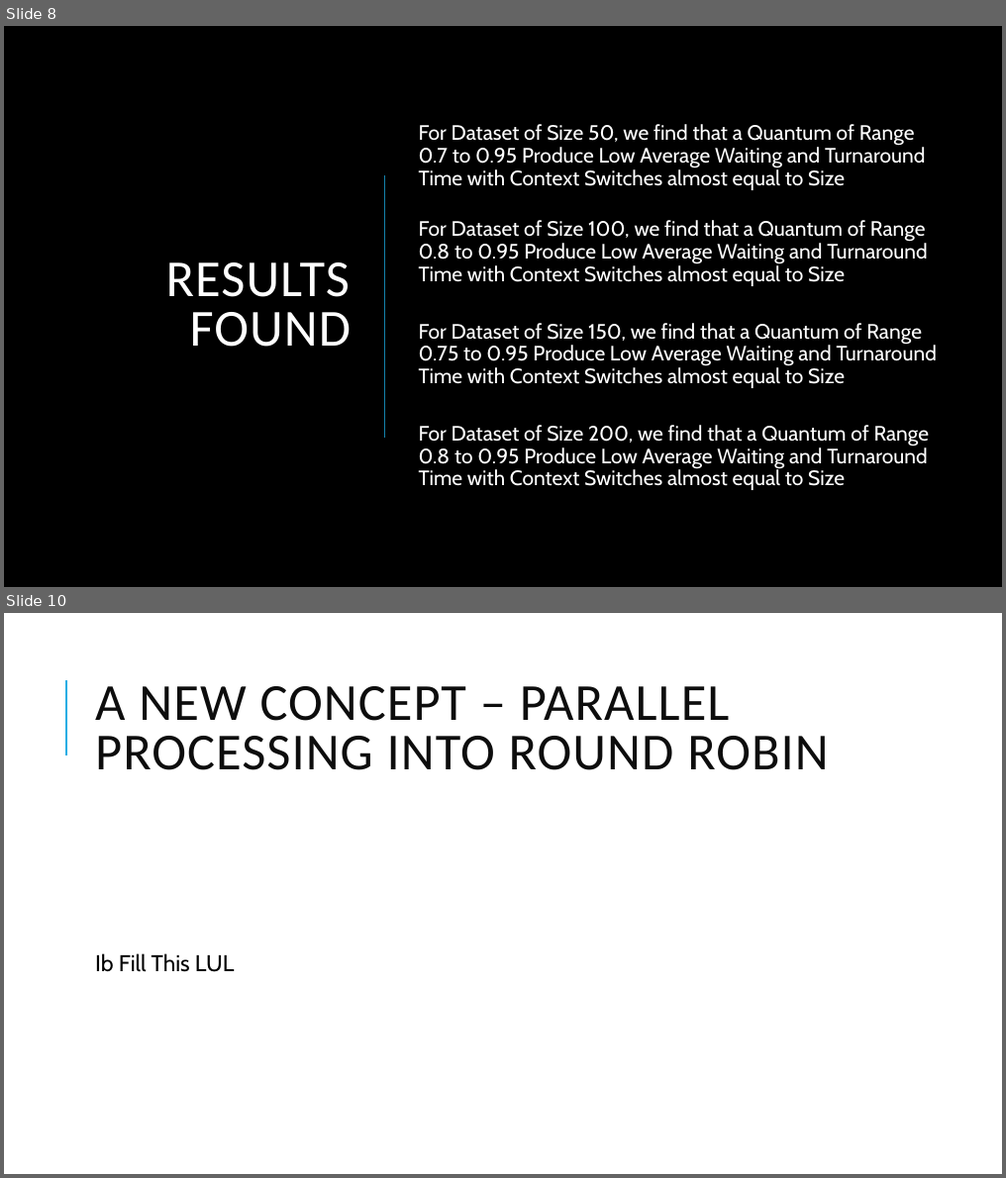
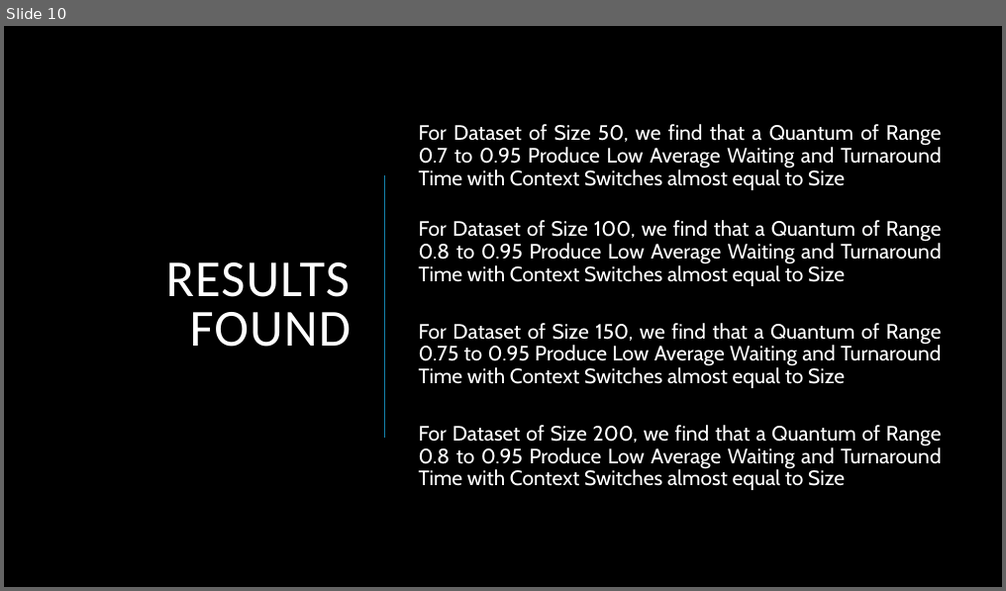
Before and after one commit to TheKillingAMD/OS-Algorithm-Improved-Round-Robin, a slide deck: OS.pptx. Shown one above the other, each under a label of ours: slides 8 and 10 before the commit, slide 10 after it; the slides between them are not shown. The pictures are 1006x1178 and 1006x591 pixels, drawn with LibreOffice and Linux fonts; fonts in the diff are those of the drawing; background and template pictures are left out. Boxes give left, top, right and bottom in pixels: in the first picture for what was removed or moved away, otherwise in the second. Text is boxed around its words. In the diff, an @@ line names an element or a change of style, - is before the commit and + after.

```diff
--- a/OS.pptx
+++ b/OS.pptx
@@ slide 10 removed at [4, 613, 1002, 1174], background #FFFFFF @@
@@ line removed from (66, 756) to (66, 680) @@
@@ title removed at [95, 686, 828, 770] @@
-A NEW CONCEPT – PARALLEL PROCESSING INTO ROUND ROBIN
@@ text removed at [95, 954, 234, 972] @@
-Ib Fill This LUL
@@ what was slide 8 is now slide 10 @@
@@ slide 10 changed as well @@
@@ text "For Dataset of Size 50, ..." at [419, 124, 942, 490]: alignment left to justified @@
```
Also in this commit, not shown: 11 other slides changed, 7 slides added, 1 other slide removed, 6 other files.
